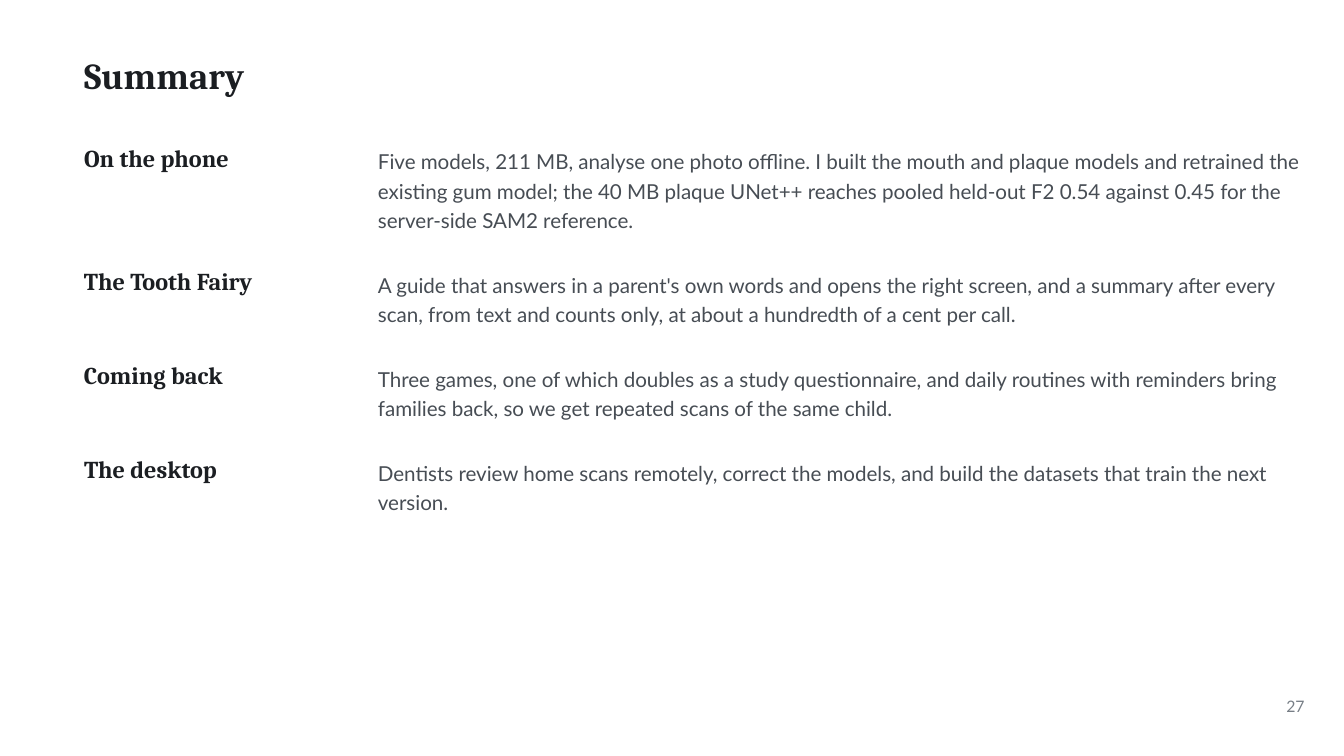
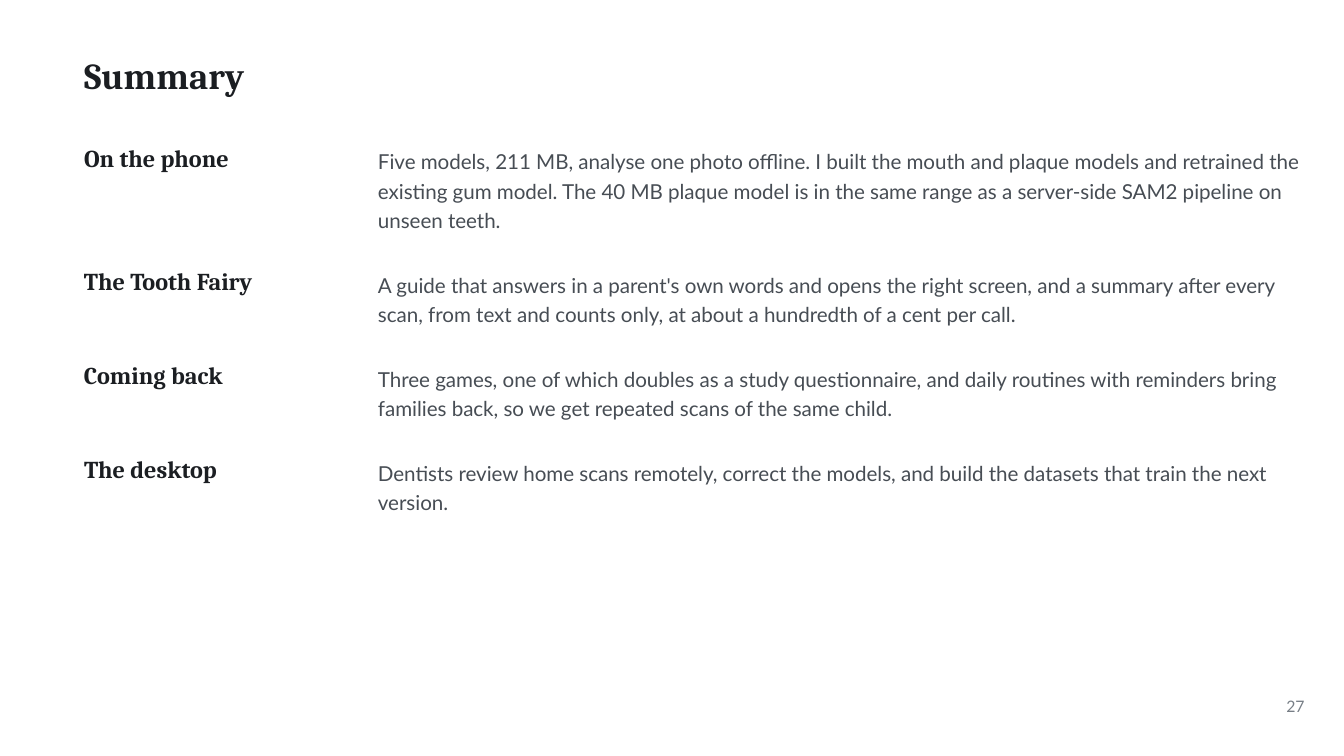
Before and after one commit to ertugrul-senturk/interactive-slides, a slide deck: slide 46 of public/decks/2026-11-smart-teeth.pptx (slide 48 before the commit). Drawn at 1344x756 pixels with LibreOffice and Linux fonts; fonts in the diff are those of the drawing; background and template pictures are left out. Boxes give left, top, right and bottom in pixels: in the first picture for what was removed or moved away, otherwise in the second. Text is boxed around its words. In the diff, an @@ line names an element or a change of style, - is before the commit and + after.

```diff
--- a/public/decks/2026-11-smart-teeth.pptx
+++ b/public/decks/2026-11-smart-teeth.pptx
@@ text at [378,154,1299,228]: text changed @@
-Five models, 211 MB, analyse one photo offline. I built the mouth and plaque models and retrained the
-existing gum model; the 40 MB plaque UNet++ reaches pooled held-out F2 0.54 against 0.45 for the
-server-side SAM2 reference.
+Five models, 211 MB, analyse one photo offline. I built the mouth and plaque models and retrained the
+existing gum model. The 40 MB plaque model is in the same range as a server-side SAM2 pipeline on
+unseen teeth.
```
Also in this commit, not shown: 1 slide added, 3 slides removed, 4 other files.
